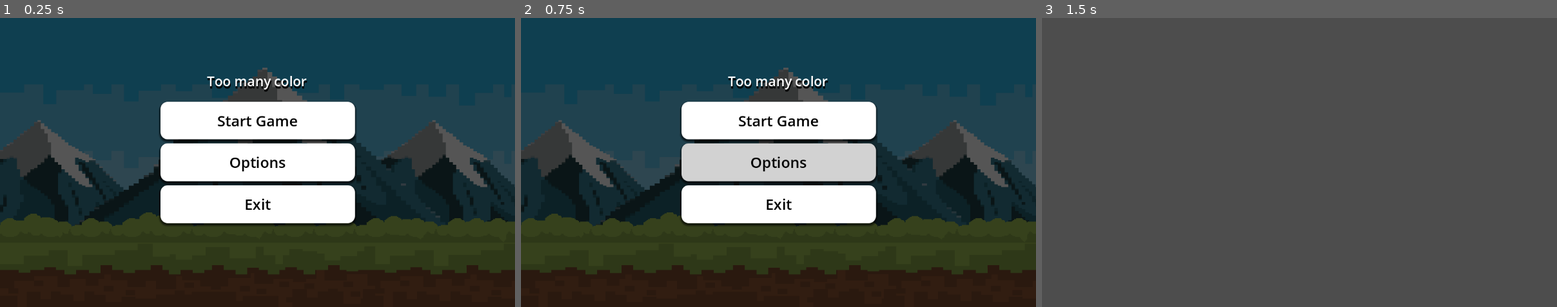
Above: before the commit, frames 1-3 (left to right).
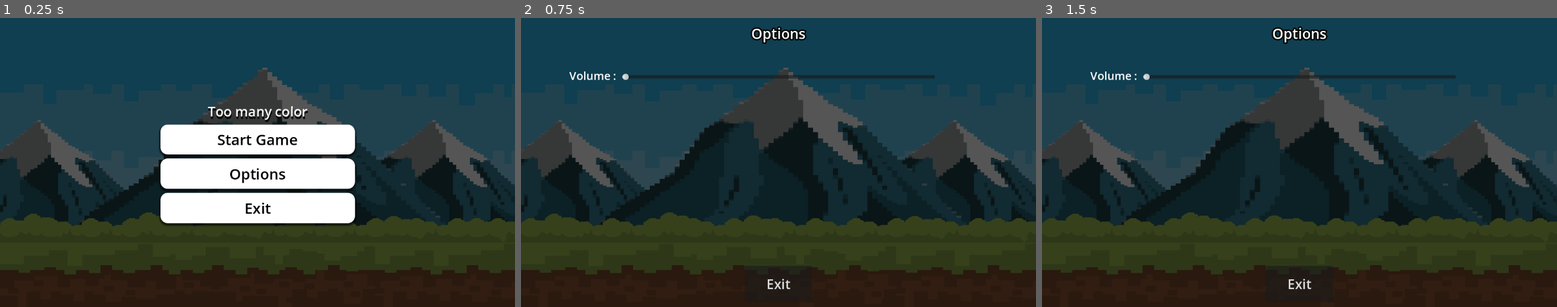
Above: after the commit, the same moments.

Repository: ziprawan/too-many-color
Game: Godot game, scene res://main menu.tscn
Same seed, same stepped clock (60 frames per second), same inputs: the game is played once before the commit and once after it.
Inputs (mouse positions are in pixels of both pictures, inside the frame that each line leads up to):
- Up to frame 1 (0.25 s): no input
- Up to frame 2 (0.75 s): click "Options" at 0.5 s
- Up to frame 3 (1.5 s): click (1299, 119) at 1.25 s, where only the run before the commit has a clickable "Start Game"

The runs differ from the first frame. In frame 1, 6.5% of the frame differs, in the area x 30-70%, y 20-68%; in frame 2, 17%; in frame 3, 93%, in the area x 0-100%, y 0-100%.

Commit message:
main_menu_2
Main menu
Option settings menu

Diff:
--- a/main menu.tscn
+++ b/main menu.tscn
@@ -1,7 +1,8 @@
-[gd_scene load_steps=8 format=3 uid="uid://tob37jk20ip7"]
+[gd_scene load_steps=9 format=3 uid="uid://tob37jk20ip7"]
 
 [ext_resource type="Texture2D" uid="uid://d3flc5ow6bjcn" path="res://45908.jpg" id="1_alhr1"]
 [ext_resource type="Script" path="res://main_menu.gd" id="1_jduju"]
+[ext_resource type="PackedScene" uid="uid://ctuu6xxq026mm" path="res://options_menu.tscn" id="3_uyrot"]
 
 [sub_resource type="StyleBoxTexture" id="StyleBoxTexture_p4stf"]
 texture = ExtResource("1_alhr1")
@@ -69,7 +70,16 @@
 grow_vertical = 2
 theme_override_constants/separation = 9
 
-[node name="Button" type="Button" parent="VBoxContainer"]
+[node name="Label" type="Label" parent="VBoxContainer"]
+layout_mode = 2
+theme_override_colors/font_shadow_color = Color(0, 0, 0, 1)
+theme_override_constants/shadow_offset_y = 5
+theme_override_font_sizes/font_size = 30
+text = "Too many color"
+horizontal_alignment = 1
+vertical_alignment = 1
+
+[node name="start_button" type="Button" parent="VBoxContainer"]
 layout_mode = 2
 size_flags_vertical = 3
 theme_override_colors/font_hover_color = Color(0, 0, 0, 1)
@@ -83,7 +93,7 @@
 theme_override_styles/normal = SubResource("StyleBoxFlat_gb4bs")
 text = "Start Game"
 
-[node name="Button2" type="Button" parent="VBoxContainer"]
+[node name="options_button" type="Button" parent="VBoxContainer"]
 layout_mode = 2
 size_flags_vertical = 3
 theme_override_colors/font_hover_color = Color(0, 0, 0, 1)
@@ -97,7 +107,7 @@
 theme_override_styles/normal = SubResource("StyleBoxFlat_gb4bs")
 text = "Options"
 
-[node name="Button3" type="Button" parent="VBoxContainer"]
+[node name="exit_button" type="Button" parent="VBoxContainer"]
 layout_mode = 2
 size_flags_vertical = 3
 theme_override_colors/font_hover_color = Color(0, 0, 0, 1)
@@ -112,26 +122,10 @@
 text = "Exit
 "
 
-[node name="Label" type="Label" parent="."]
+[node name="Options_Menu" parent="." instance=ExtResource("3_uyrot")]
+visible = false
 layout_mode = 1
-anchors_preset = 8
-anchor_left = 0.5
-anchor_top = 0.5
-anchor_right = 0.5
-anchor_bottom = 0.5
-offset_left = -156.0
-offset_top = -224.0
-offset_right = 153.0
-offset_bottom = -142.0
-grow_horizontal = 2
-grow_vertical = 2
-theme_override_colors/font_shadow_color = Color(0, 0, 0, 1)
-theme_override_constants/shadow_offset_y = 5
-theme_override_font_sizes/font_size = 30
-text = "Too many color"
-horizontal_alignment = 1
-vertical_alignment = 1
 
-[connection signal="pressed" from="VBoxContainer/Button" to="." method="_on_start_pressed"]
-[connection signal="pressed" from="VBoxContainer/Button2" to="." method="_on_settings_pressed"]
-[connection signal="pressed" from="VBoxContainer/Button3" to="." method="_on_exit_pressed"]
+[connection signal="pressed" from="VBoxContainer/start_button" to="." method="_on_start_pressed"]
+[connection signal="pressed" from="VBoxContainer/options_button" to="." method="_on_settings_pressed"]
+[connection signal="pressed" from="VBoxContainer/exit_button" to="." method="_on_exit_pressed"]
--- a/main_menu.gd
+++ b/main_menu.gd
@@ -1,4 +1,9 @@
+class_name MainMenu
 extends Control
+
+@onready var options_button = $VBoxContainer/options_button as Button
+@onready var options_menu = $Options_Menu as OptionsMenu
+@onready var vbox_container = $VBoxContainer as VBoxContainer
 
 
 # Called when the node enters the scene tree for the first time.
@@ -8,16 +13,28 @@
 
 # Called every frame. 'delta' is the elapsed time since the previous frame.
 func _process(delta: float) -> void:
-	pass
+	handle_connecting_signals()
 
 
 func _on_start_pressed() -> void:
 	get_tree().change_scene_to_file("res://scenes/main_scene.tscn")
 
 
-func _on_settings_pressed() -> void:
-	print("settings pressed")
+func _on_options_pressed() -> void:
+	vbox_container.visible = false
+	options_menu.set_process(true)
+	options_menu.visible = true
 
 
 func _on_exit_pressed() -> void:
 	get_tree().quit()
+
+func on_exit_options_menu() -> void:
+	vbox_container.visible = true
+	options_menu.visible = false
+
+
+
+func handle_connecting_signals() -> void:
+	options_button.button_down.connect(_on_options_pressed)
+	options_menu.exit_options_menu.connect(on_exit_options_menu)
--- /dev/null
+++ b/options_menu.gd
@@ -0,0 +1,19 @@
+class_name OptionsMenu
+extends Control
+@onready var exit_button = $MarginContainer/VBoxContainer/Exit_Button as Button
+signal exit_options_menu
+
+# Called when the node enters the scene tree for the first time.
+func _ready() -> void:
+	exit_button.button_down.connect(_on_exit_button_pressed)
+	set_process(false)
+
+
+# Called every frame. 'delta' is the elapsed time since the previous frame.
+#func _process(delta: float) -> void:
+	#exit_button.button_down.connect(_on_exit_button_pressed)
+
+
+func _on_exit_button_pressed() -> void:
+	exit_options_menu.emit()
+	set_process(false)
--- /dev/null
+++ b/options_menu.tscn
@@ -0,0 +1,62 @@
+[gd_scene load_steps=2 format=3 uid="uid://ctuu6xxq026mm"]
+
+[ext_resource type="Script" path="res://options_menu.gd" id="1_6q2wj"]
+
+[node name="Options_Menu" type="Control"]
+layout_mode = 3
+anchors_preset = 15
+anchor_right = 1.0
+anchor_bottom = 1.0
+grow_horizontal = 2
+grow_vertical = 2
+script = ExtResource("1_6q2wj")
+
+[node name="MarginContainer" type="MarginContainer" parent="."]
+layout_mode = 1
+anchors_preset = 15
+anchor_right = 1.0
+anchor_bottom = 1.0
+grow_horizontal = 2
+grow_vertical = 2
+theme_override_constants/margin_left = 12
+theme_override_constants/margin_top = 12
+theme_override_constants/margin_right = 12
+theme_override_constants/margin_bottom = 12
+
+[node name="VBoxContainer" type="VBoxContainer" parent="MarginContainer"]
+layout_mode = 2
+theme_override_constants/separation = 0
+
+[node name="options_label" type="Label" parent="MarginContainer/VBoxContainer"]
+layout_mode = 2
+theme_override_constants/outline_size = 12
+theme_override_font_sizes/font_size = 32
+text = "Options
+"
+horizontal_alignment = 1
+vertical_alignment = 1
+
+[node name="volume_slider" type="HSlider" parent="MarginContainer/VBoxContainer"]
+custom_minimum_size = Vector2(700, 150)
+layout_mode = 2
+size_flags_horizontal = 4
+size_flags_vertical = 4
+
+[node name="Exit_Button" type="Button" parent="MarginContainer/VBoxContainer"]
+custom_minimum_size = Vector2(150, 80)
+layout_mode = 2
+size_flags_horizontal = 4
+size_flags_vertical = 10
+theme_override_font_sizes/font_size = 30
+text = "Exit"
+
+[node name="Label" type="Label" parent="."]
+layout_mode = 0
+offset_left = 108.0
+offset_top = 112.0
+offset_right = 260.0
+offset_bottom = 169.0
+theme_override_font_sizes/font_size = 25
+text = "Volume : "
+
+[connection signal="pressed" from="MarginContainer/VBoxContainer/Exit_Button" to="." method="_on_exit_button_pressed"]
